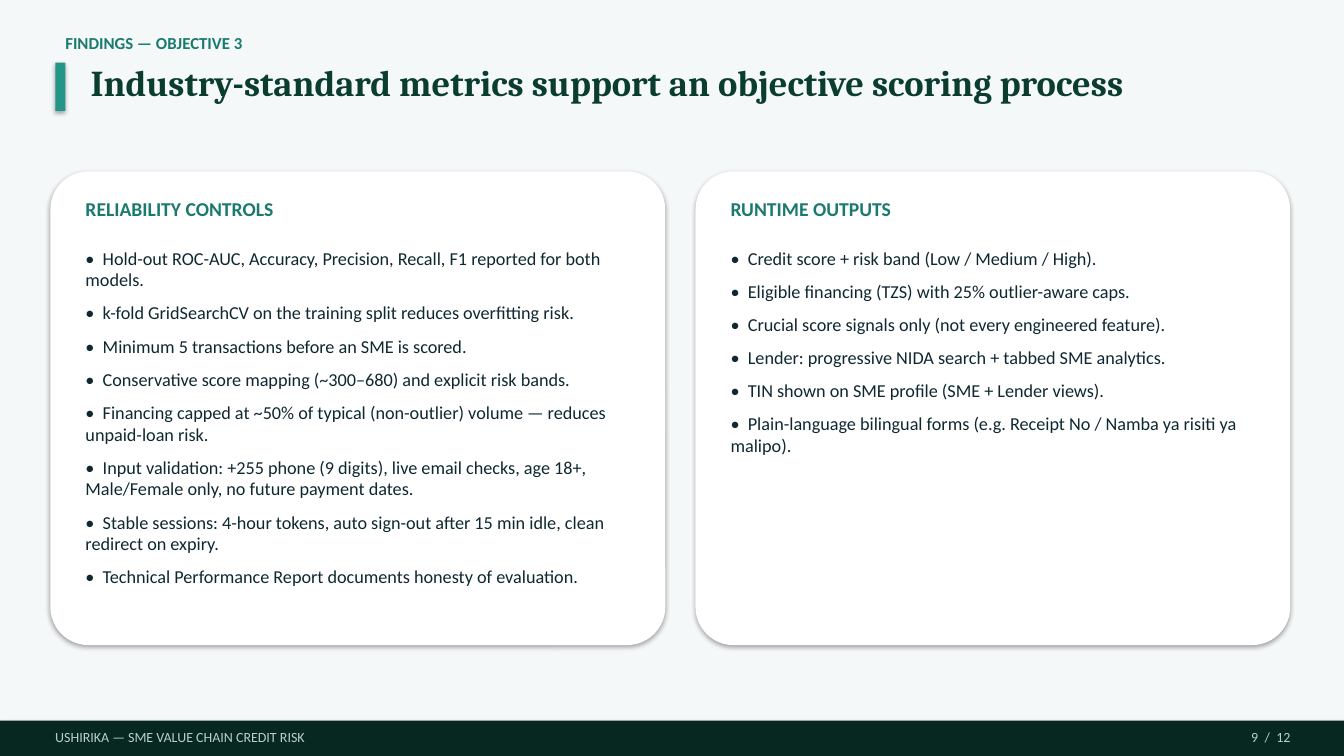
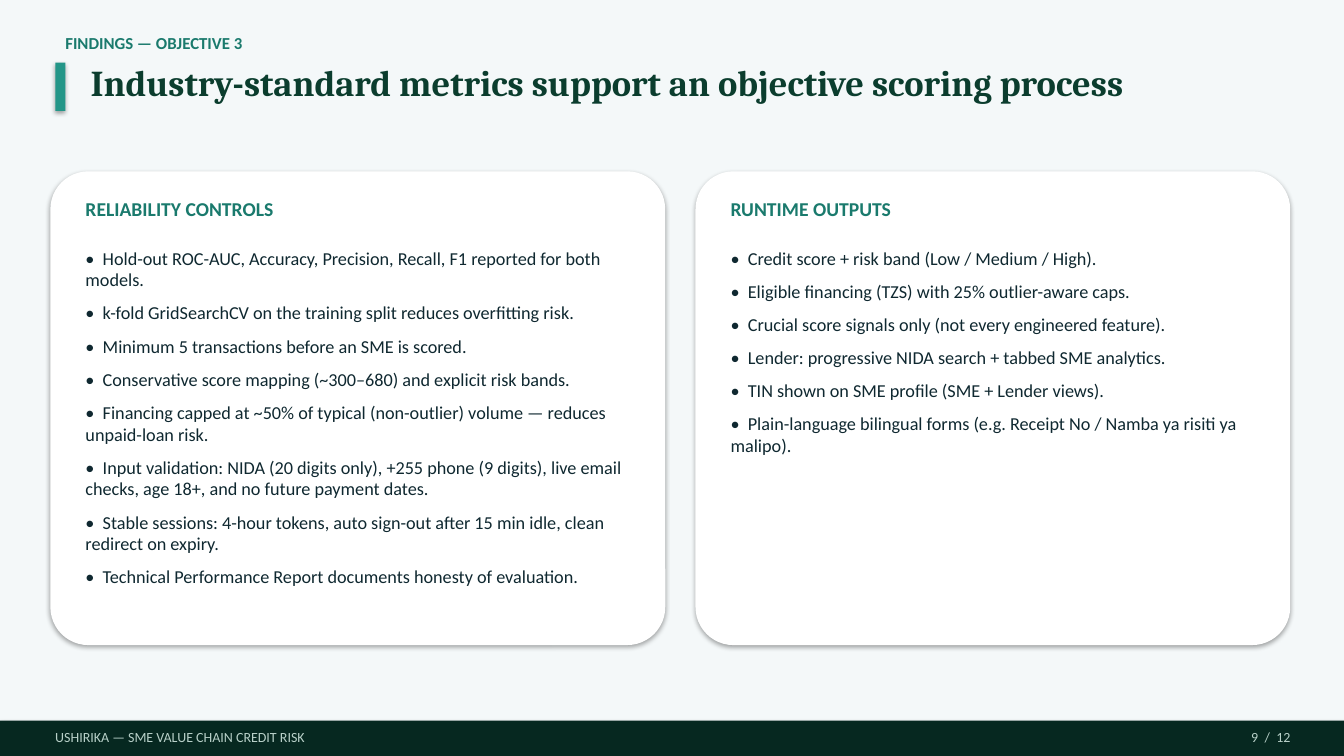
Before and after one commit to Dmmkuliku/ushirika-sme-credit, a slide deck: slide 9 of Presentation/Ushirika_Group15_Defence_Presentation.pptx. Drawn at 1344x756 pixels with LibreOffice and Linux fonts; fonts in the diff are those of the drawing. Boxes give left, top, right and bottom in pixels: in the first picture for what was removed or moved away, otherwise in the second. Text is boxed around its words. In the diff, an @@ line names an element or a change of style, - is before the commit and + after.

```diff
--- a/Presentation/Ushirika_Group15_Defence_Presentation.pptx
+++ b/Presentation/Ushirika_Group15_Defence_Presentation.pptx
@@ text at box(85, 461, 622, 498): text changed @@
-• Input validation: +255 phone (9 digits), live email checks, age 18+, Male/Female only, no future payment dates.
+• Input validation: NIDA (20 digits only), +255 phone (9 digits), live email checks, age 18+, and no future payment dates.
```
Also in this commit, not shown: 9 other files.
